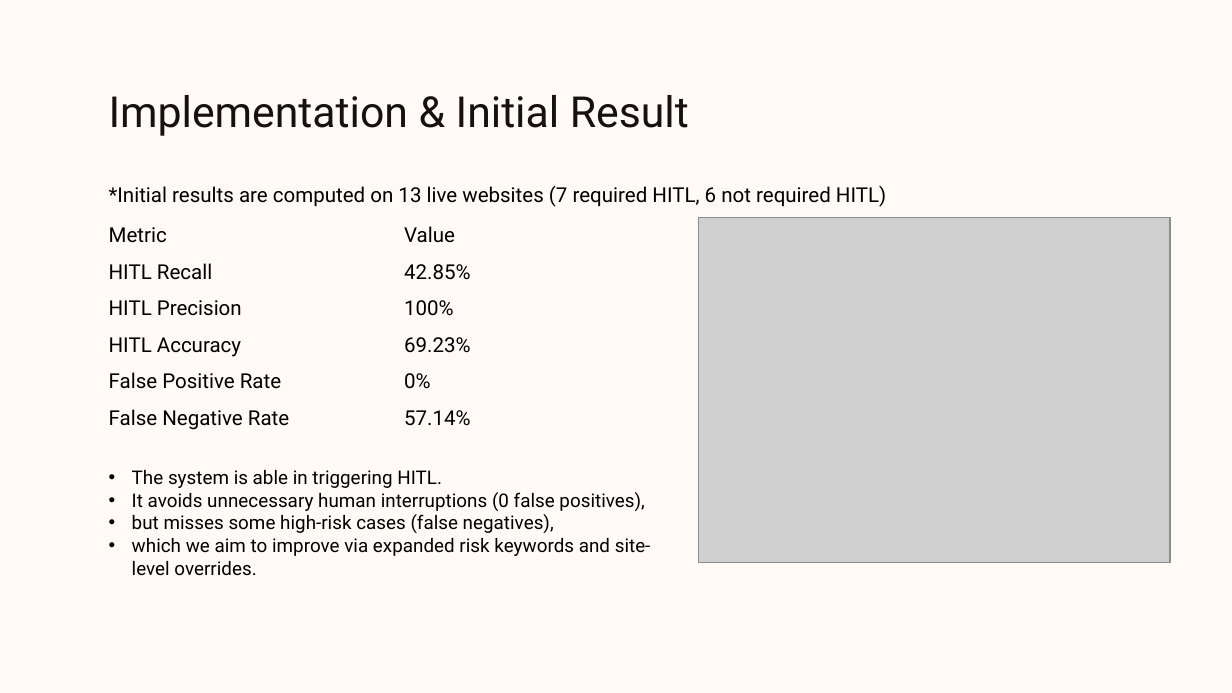
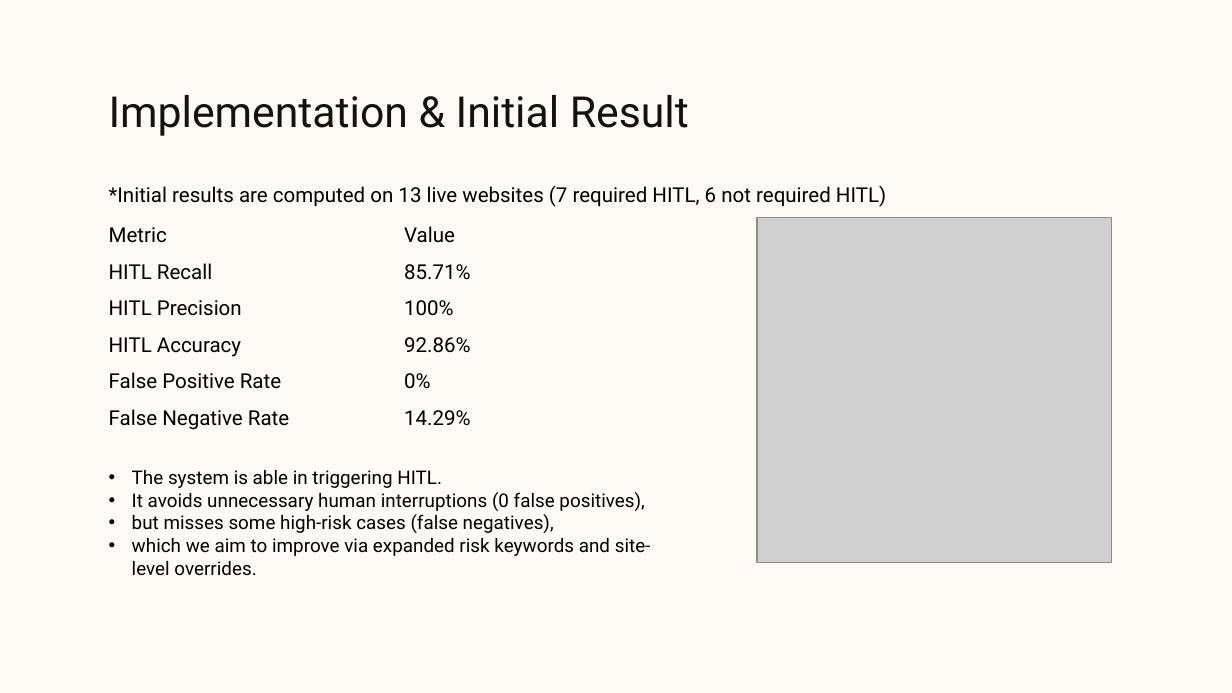
Before and after one commit to Dhruv-Darji/AutoWeb, a slide deck: slide 23 of PPT/Evaluation.pptx (slide 25 before the commit). Drawn at 1232x693 pixels with LibreOffice and Linux fonts; fonts in the diff are those of the drawing; grey boxes stand for pictures; background and template pictures are left out. Boxes give left, top, right and bottom in pixels: in the first picture for what was removed or moved away, otherwise in the second. Text is boxed around its words. In the diff, an @@ line names an element or a change of style, - is before the commit and + after.

Commit message:
Initial ppt draft created in latex

```diff
--- a/PPT/Evaluation.pptx
+++ b/PPT/Evaluation.pptx
@@ table at [96,218,687,440] @@
-row 2, column 2: 42.85%
+row 2, column 2: 85.71%
-row 4, column 2: 69.23%
+row 4, column 2: 92.86%
-row 6, column 2: 57.14%
+row 6, column 2: 14.29%
@@ picture: place and size @@
-picture at [699,218,1170,563]
+picture at [756,218,1111,563]
```
Also in this commit, not shown: 14 other slides changed, 11 slides added, 12 slides removed, 36 other files.
